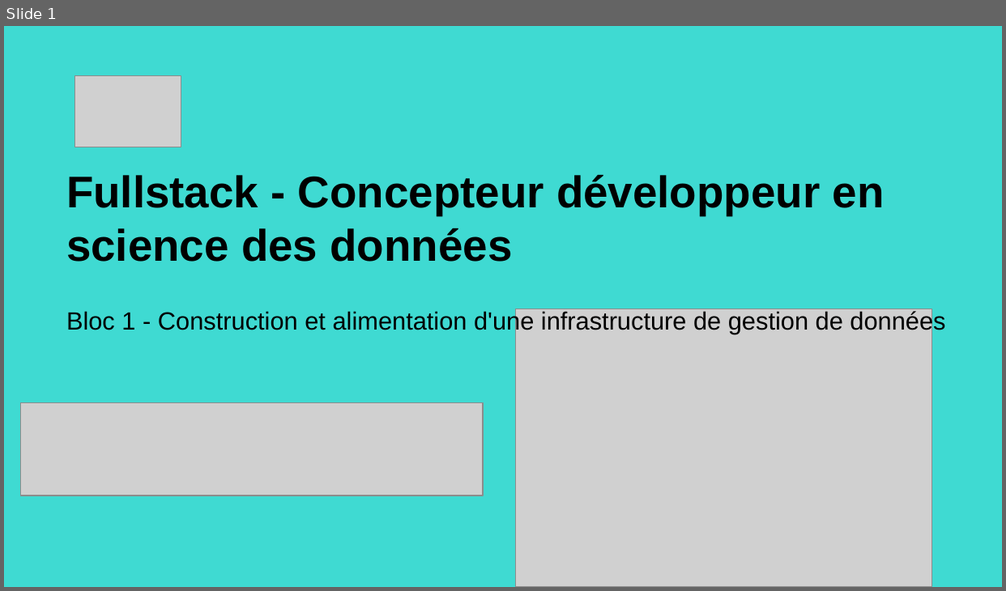
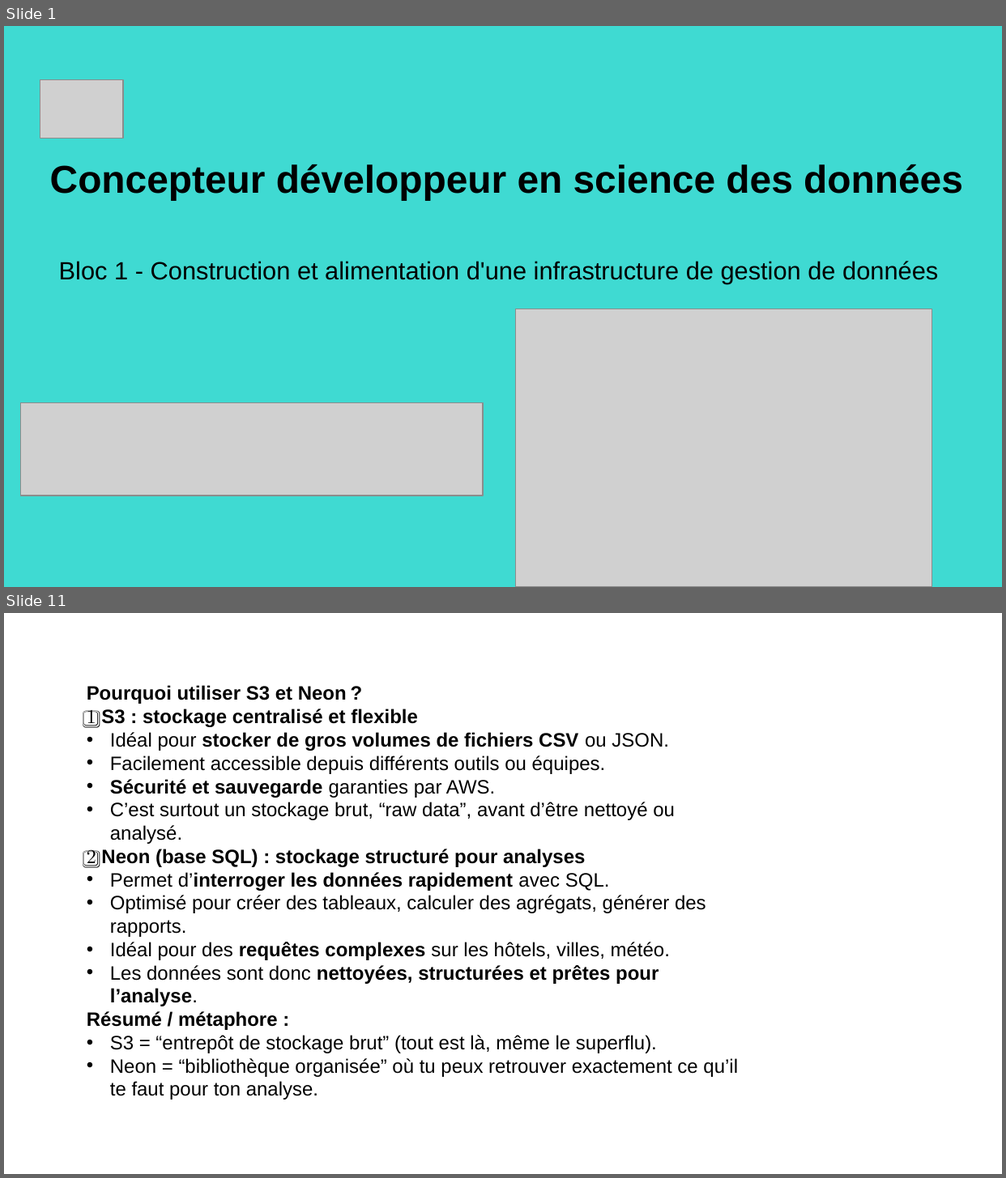
Before and after one commit to Nath-data13/DSFS_certif_2025, a slide deck: Bloc1/bloc1_kayak.pptx. Shown one above the other, each under a label of ours: slide 1 before the commit, slides 1 and 11 after it; the slides between them are not shown. The pictures are 1006x591 and 1006x1178 pixels, drawn with LibreOffice and Linux fonts; fonts in the diff are those of the drawing; grey boxes stand for pictures. Boxes give left, top, right and bottom in pixels: in the first picture for what was removed or moved away, otherwise in the second. Text is boxed around its words. In the diff, an @@ line names an element or a change of style, - is before the commit and + after.

```diff
--- a/Bloc1/bloc1_kayak.pptx
+++ b/Bloc1/bloc1_kayak.pptx
@@ slide 11 added at (x1=4, y1=613, x2=1002, y2=1174), background #FFFFFF @@
@@ text added at (x1=87, y1=685, x2=738, y2=1100), 14 pt, text #000000 @@
+Pourquoi utiliser S3 et Neon ?
+1️⃣ S3 : stockage centralisé et flexible
+• Idéal pour stocker de gros volumes de fichiers CSV ou JSON.
+• Facilement accessible depuis différents outils ou équipes.
+• Sécurité et sauvegarde garanties par AWS.
+• C’est surtout un stockage brut, “raw data”, avant d’être nettoyé ou analysé.
+2️⃣ Neon (base SQL) : stockage structuré pour analyses
+• Permet d’interroger les données rapidement avec SQL.
+• Optimisé pour créer des tableaux, calculer des agrégats, générer des rapports.
+• Idéal pour des requêtes complexes sur les hôtels, villes, météo.
+• Les données sont donc nettoyées, structurées et prêtes pour l’analyse.
+Résumé / métaphore :
+• S3 = “entrepôt de stockage brut” (tout est là, même le superflu).
+• Neon = “bibliothèque organisée” où tu peux retrouver exactement ce qu’il te faut pour ton analyse.
@@ slide 1 changed as well @@
@@ picture resized from (x1=74, y1=76, x2=181, y2=147) to (x1=40, y1=80, x2=123, y2=139) @@
@@ title at (x1=50, y1=165, x2=963, y2=200): text changed; size 32 to 28 pt @@
-Fullstack - Concepteur développeur en science des données
+Concepteur développeur en science des données
@@ title "Bloc 1 - Construction et ..." moved from (x1=66, y1=310, x2=945, y2=335) to (x1=59, y1=261, x2=938, y2=284) @@
```
Also in this commit, not shown: 1 other slide changed, 8 other slides added, 6 slides removed, 2 other files.
